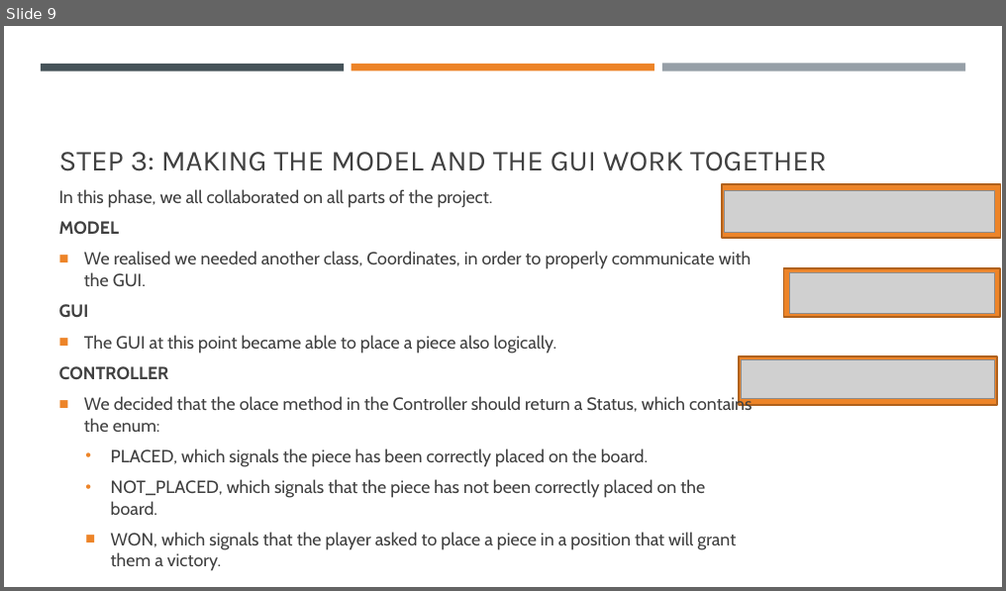
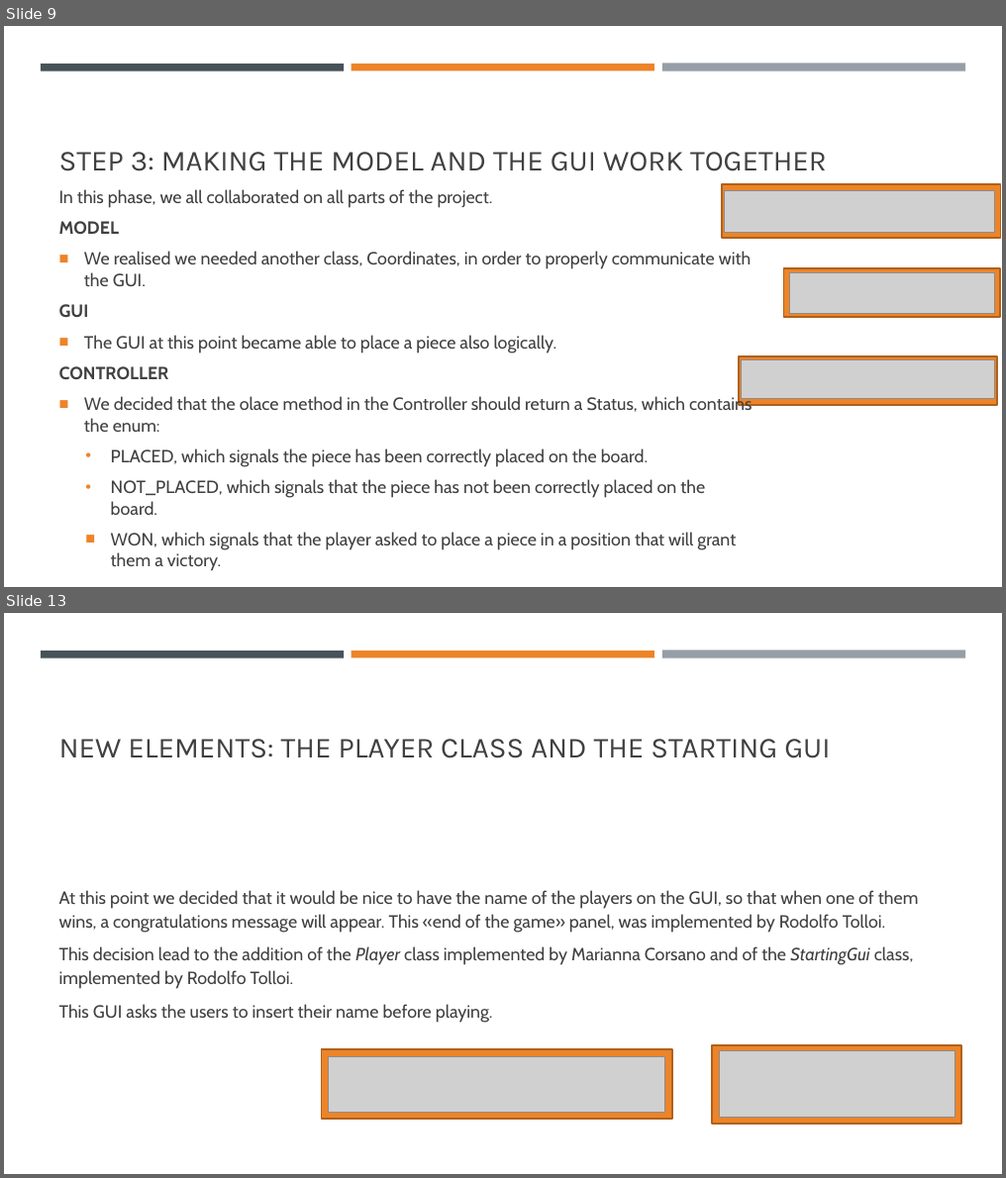
Before and after one commit to RodTol/Crossway, a slide deck: Crossway.pptx. Shown one above the other, each under a label of ours: slide 9 before the commit, slides 9 and 13 after it; the slides between them are not shown. The pictures are 1006x591 and 1006x1178 pixels, drawn with LibreOffice and Linux fonts; fonts in the diff are those of the drawing; grey boxes stand for pictures. Boxes give left, top, right and bottom in pixels: in the first picture for what was removed or moved away, otherwise in the second. Text is boxed around its words. In the diff, an @@ line names an element or a change of style, - is before the commit and + after.

Commit message:
Almost complete power point presentation
Fatemi sapere se manca qualcosa o se ho scritto qualcosa di sbagliato. Se volete ovviamente potete anche modificarlo direttamente voi.

```diff
--- a/Crossway.pptx
+++ b/Crossway.pptx
@@ slide 13 added at [4,613,1002,1174], background #FFFFFF; not listed: 3 template elements that a slide beside it also shows @@
@@ title added at [59,739,830,759], 28 pt, text #404040 @@
+NEW ELEMENTS: THE PLAYER CLASS AND THE STARTING GUI
@@ text added at [59,890,919,1023], 17 pt, text #404040 @@
+At this point we decided that it would be nice to have the name of the players on the GUI, so that when one of them wins, a congratulations message will appear. This «end of the game» panel, was implemented by Rodolfo Tolloi.
+This decision lead to the addition of the Player class implemented by Marianna Corsano and of the StartingGui class, implemented by Rodolfo Tolloi.
+This GUI asks the users to insert their name before playing.
@@ rectangle added at [322,1050,672,1118], fill #ED8428, outline #AF621E 1.75 pt @@
@@ picture added at [328,1057,665,1113] @@
@@ rectangle added at [712,1046,961,1124], fill #ED8428, outline #AF621E 1.75 pt @@
@@ picture added at [719,1052,954,1118] @@
```
Also in this commit, not shown: 1 slide changed, 10 other slides added.
